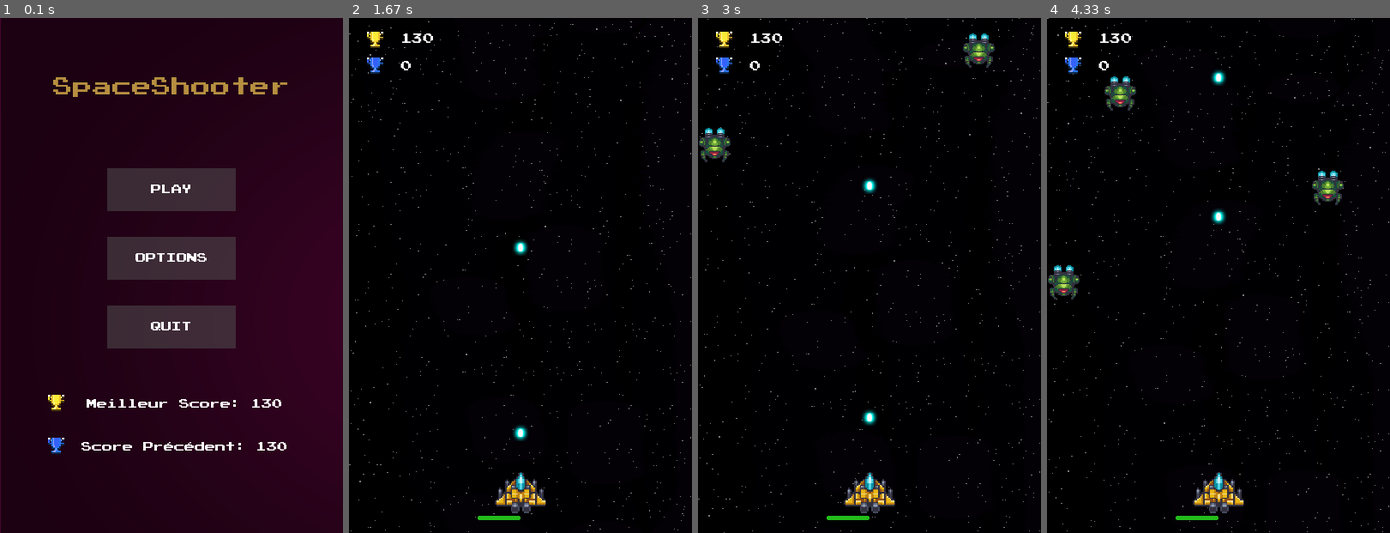
Above: before the commit, frames 1-4 (left to right).
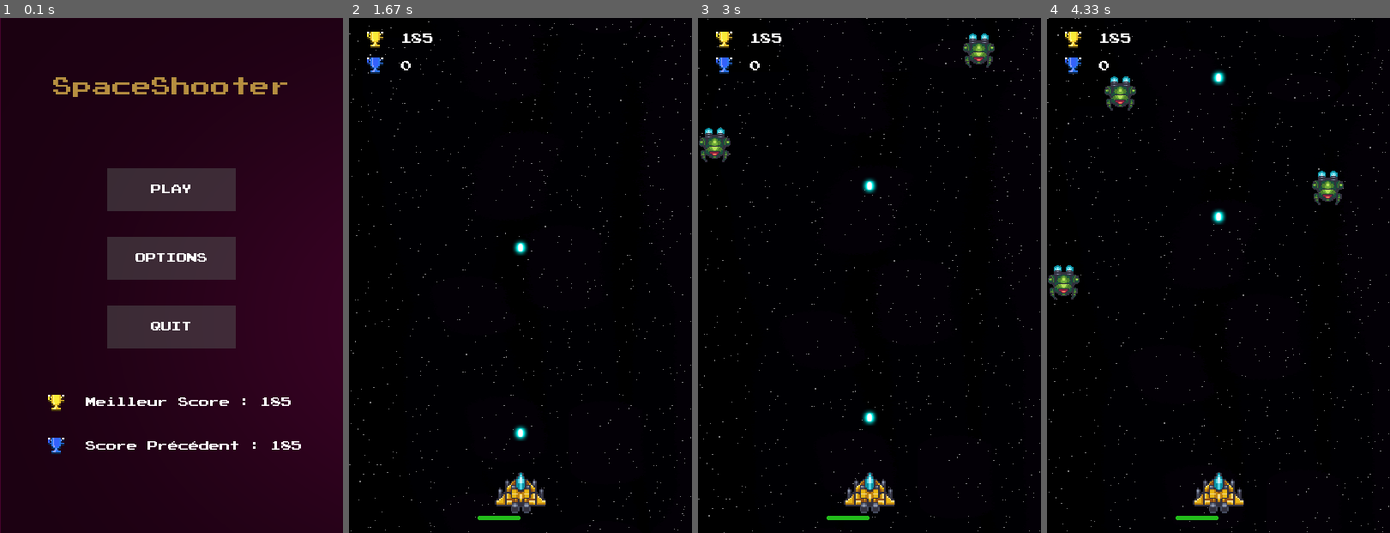
Above: after the commit, the same moments.

Repository: Fabien-crypto/SpaceShooter
Game: pygame game, started from main.py
Two runs of this game, one before a commit and one after it. Both use one fixed random seed, a clock stepped at 60 frames per second and the inputs below.
Inputs:
- Up to frame 1 (0.1 s): no input
- Up to frame 2 (1.67 s): click "PLAY" at 0.88 s; tap Space at 1.17, 1.57 s
- Up to frame 3 (3 s): tap Space at 1.87, 2.07, 2.37, 2.57, 2.87 s
- Up to frame 4 (4.33 s): tap Space at 3.13, 3.47, 3.77, 4.3 s

The runs differ from the first frame. In frame 1, 1.1% of the frame differs, in the area x 23-88%, y 73-84%; in frame 2, less than 0.1%; in frame 3, less than 0.1%; in frame 4, less than 0.1%.

Commit message:
meilleur score menu

Diff:
--- a/main.py
+++ b/main.py
@@ -496,10 +496,10 @@
                             text_input="OPTIONS", font=get_font(12), base_color="White", hovering_color="Green")
         QUIT_BUTTON = Button(image=buttonimg, pos=(200, 360),
                             text_input="QUIT", font=get_font(12), base_color="White", hovering_color="Green")
-        Best_Score_TEXT = get_font(12).render("Meilleur Score: "+ saveread("bestscore"), True, "white")
-        Best_Score_RECT = Best_Score_TEXT.get_rect(center=(215, 450))
-        Prec_Score_TEXT = get_font(12).render(("Score Précédent: "+ saveread("prec")), True, "white")
-        Prec_Score_RECT = Prec_Score_TEXT.get_rect(center=(215, 500))
+        Best_Score_TEXT = get_font(12).render("Meilleur Score : "+ saveread("bestscore"), True, "white")
+        Best_Score_RECT = Best_Score_TEXT.get_rect(topleft=(100, 442))
+        Prec_Score_TEXT = get_font(12).render(("Score Précédent : "+ saveread("prec")), True, "white")
+        Prec_Score_RECT = Prec_Score_TEXT.get_rect(topleft=(100, 493))
         screen.blit(MENU_TEXT, MENU_RECT)
         screen.blit(Best_Score_TEXT, Best_Score_RECT)
         screen.blit(Prec_Score_TEXT, Prec_Score_RECT)
--- a/scores.txt
+++ b/scores.txt
@@ -1,5 +1,5 @@
-130
-130
+185
+185
 0.5
 250
 0.5
